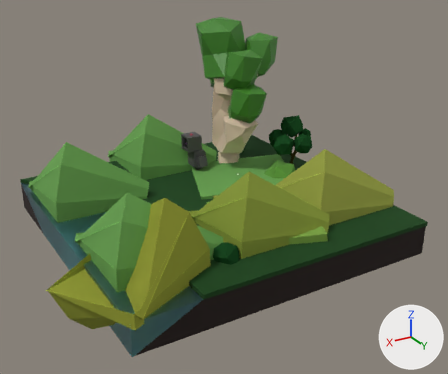
A saved change to the Blender file Visual Project FIles/smfm room 12 redo.blend.
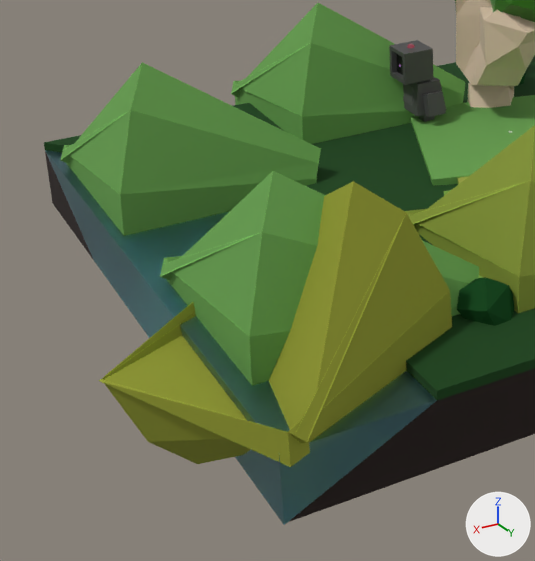
The first picture shows the older version from a 50 mm camera at (6.54, 11.62, 7.32) aimed at (-0.14, 0.48, 1.75). The close-ups show both versions on the part from 0% to 56% of the width and 30% to 100% of the height of that picture; other places that the commit changed are outside them. The lights are fixed; the arrows at lower right show +X, +Y and +Z.

The older version as bpy lines, for what is in view:
```python
ob_cube_005 = bpy.data.objects.new('Cube.005', me_cube_005)
ob_cube_005.location = (2.29, -1.86, 1.11)
ob_cube_005.scale = (4.33, 4.33, 4.33)
ob_cube_023 = bpy.data.objects.new('Cube.023', me_cube_026)
ob_cube_023.location = (-0.52, -1.77, 2.09)
ob_cube_023.scale = (0.191, 0.191, 0.191)
ob_cube_024 = bpy.data.objects.new('Cube.024', me_cube_027)
ob_cube_024.location = (-0.65, -1.77, 1.68)
ob_cube_024.scale = (0.15, 0.189, 0.189)
ob_cube_027 = bpy.data.objects.new('Cube.027', me_cube_030)
ob_cube_027.location = (-0.65, -1.46, 1.64)
ob_cube_027.rotation_euler = (0.279, 0.0, 0.0)  # degrees (16, 0, 0)
ob_cube_027.scale = (-0.109, -0.0538, -0.132)
ob_cube_029 = bpy.data.objects.new('Cube.029', me_cube_032)
ob_cube_029.location = (-0.53, -1.77, 1.68)
ob_cube_029.rotation_euler = (0.0, -3.285, 0.0)  # degrees (0, -188, 0)
ob_cube_029.scale = (0.0555, 0.11, 0.11)
ob_dirt = bpy.data.objects.new('Dirt', me_cube)
ob_dirt.location = (0.0, 0.0, 0.0)
ob_icosphere_016 = bpy.data.objects.new('Icosphere.016', me_icosphere_015)
ob_icosphere_016.location = (-0.52, -1.77, 2.28)
ob_icosphere_016.rotation_euler = (0.0, 0.702, 0.0)  # degrees (0, 40, 0)
ob_icosphere_016.scale = (0.189, 0.189, 0.189)
ob_water = bpy.data.objects.new('Water', me_cube_017)
ob_water.location = (0.0, 0.0, 0.0)
# also in view: 'Grass' at (-0.01, 0.0, 1.25); 'Cube.004' at (2.19, 1.43, 1.46); 'Cube.016' at (-0.26, 1.69, 1.46); 'Cube.015' at (-1.25, -0.68, 1.3); 'Cube.006' at (2.9, 2.14, 1.46)
```
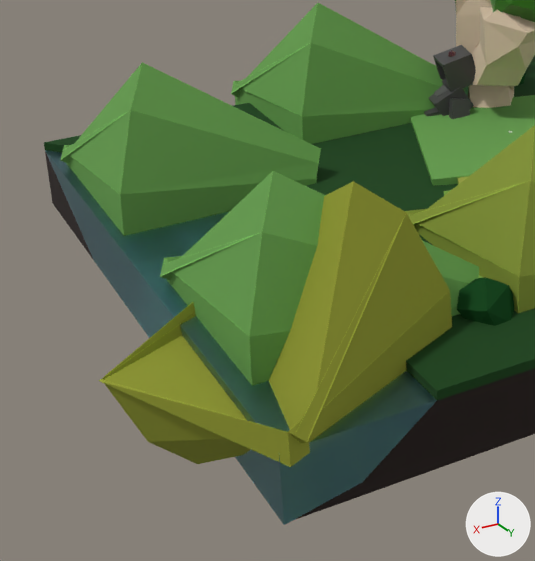
Pixel boxes [x1, y1, x2, y2] of what changed, in the close-ups (535 x 561 px; the box of a moved part takes in the faces that stretch with it):
'Dirt', reshaped
    before: [45, 152, 535, 522]
    after: [45, 152, 535, 520]
'Cube.023', moved, turned
    before: [389, 40, 433, 85]
    after: [433, 45, 476, 92]
'Cube.024', moved, turned
    before: [403, 76, 446, 116]
    after: [429, 87, 474, 116]
'Cube.027', moved
    before: [423, 91, 446, 117]
    after: [449, 98, 470, 119]
'Cube.029', moved, turned
    before: [403, 84, 414, 106]
    after: [434, 85, 449, 97]
'Icosphere.016', moved, turned, rescaled
    before: [407, 43, 415, 48]
    after: [448, 50, 456, 57]
part 1 of me_cube_017, moved or reshaped
    both: [279, 401, 436, 525]
part 2 of me_cube, moved or reshaped
    before: [289, 402, 436, 522]
    after: [294, 402, 436, 520]

What the commit changed:
me_cube_017 is used by ob_water; location (0.0, 0.0, 0.0).
me_cube_017 had 10 vertices, 10 faces and spanned x 2.09..3.48, y -3.5..3.5, z 0.51..1.2.
me_cube_017 now has 12 vertices, 11 faces and spans x 2.09..3.48, y -3.5..3.5, z 0.51..1.2.
Part 1, on me_cube_017:
4 faces are deleted.
2 vertices are added at (2.78, -1.75, 0.66), (2.78, 3.5, 0.66).
5 new faces join them.
me_cube is used by ob_dirt; location (0.0, 0.0, 0.0).
me_cube had 16 vertices, 16 faces and spanned x -3.48..3.48, y -3.5..3.5, z 0.51..1.28.
me_cube now has 18 vertices, 16 faces and spans x -3.48..3.48, y -3.5..3.5, z 0.51..1.28.
Part 2, on me_cube:
5 faces are deleted.
2 vertices are added at (2.78, -1.74, 0.66), (2.78, 3.49, 0.66).
5 new faces join them.
Object 'Cube.023' (ob_cube_023) moves from (-0.52, -1.77, 2.09) to (-1.17, -1.82, 1.88).
Object 'Cube.023' (ob_cube_023) turns from (0, 0, 0) to (0, 15, -11) degrees about x, y and z.
Object 'Cube.024' (ob_cube_024) moves from (-0.65, -1.77, 1.68) to (-1.08, -1.84, 1.47).
Object 'Cube.024' (ob_cube_024) turns from (0, 0, 0) to (0, -58, -11) degrees about x, y and z.
Object 'Cube.027' (ob_cube_027) moves from (-0.65, -1.46, 1.64) to (-1.03, -1.52, 1.46).
Object 'Cube.029' (ob_cube_029) moves from (-0.53, -1.77, 1.68) to (-1.01, -1.85, 1.59).
Object 'Cube.029' (ob_cube_029) turns from (0, -188, 0) to (0, -246, -11) degrees about x, y and z.
Object 'Icosphere.016' (ob_icosphere_016) moves from (-0.52, -1.77, 2.28) to (-1.12, -1.83, 2.07).
Object 'Icosphere.016' (ob_icosphere_016) turns from (0, 40, 0) to (0, 55, -11) degrees about x, y and z.
Object 'Icosphere.016' (ob_icosphere_016) is rescaled from (0.189, 0.189, 0.189) to (0.197, 0.197, 0.197).
